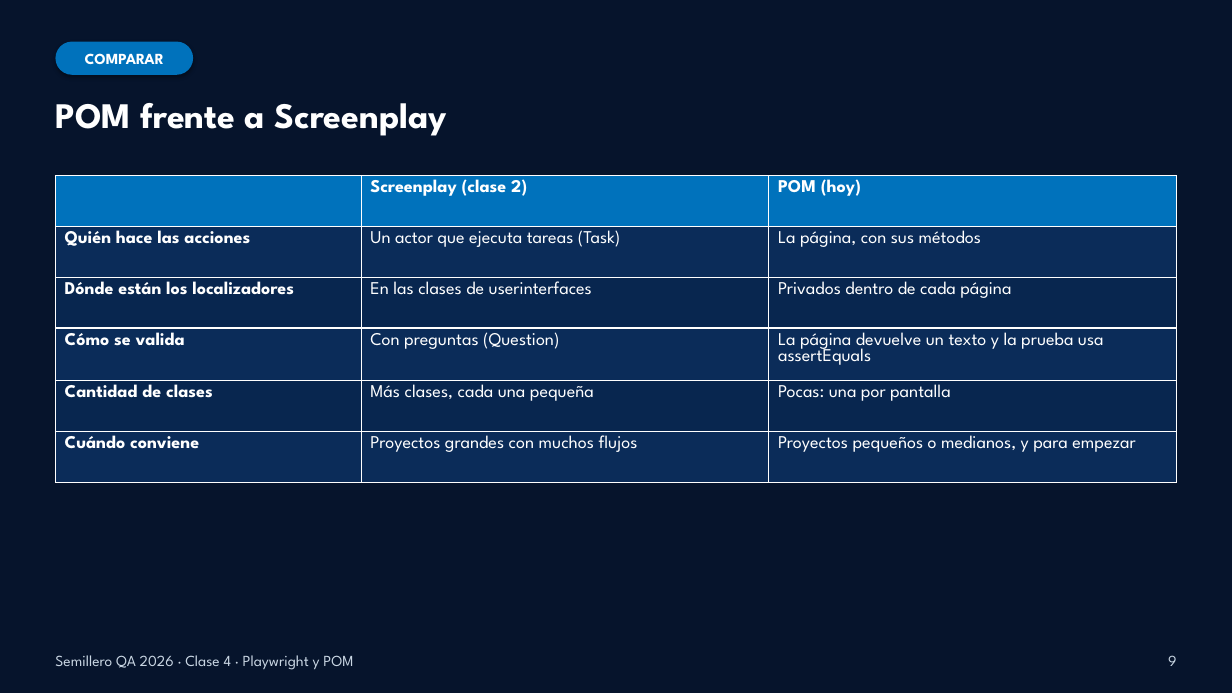
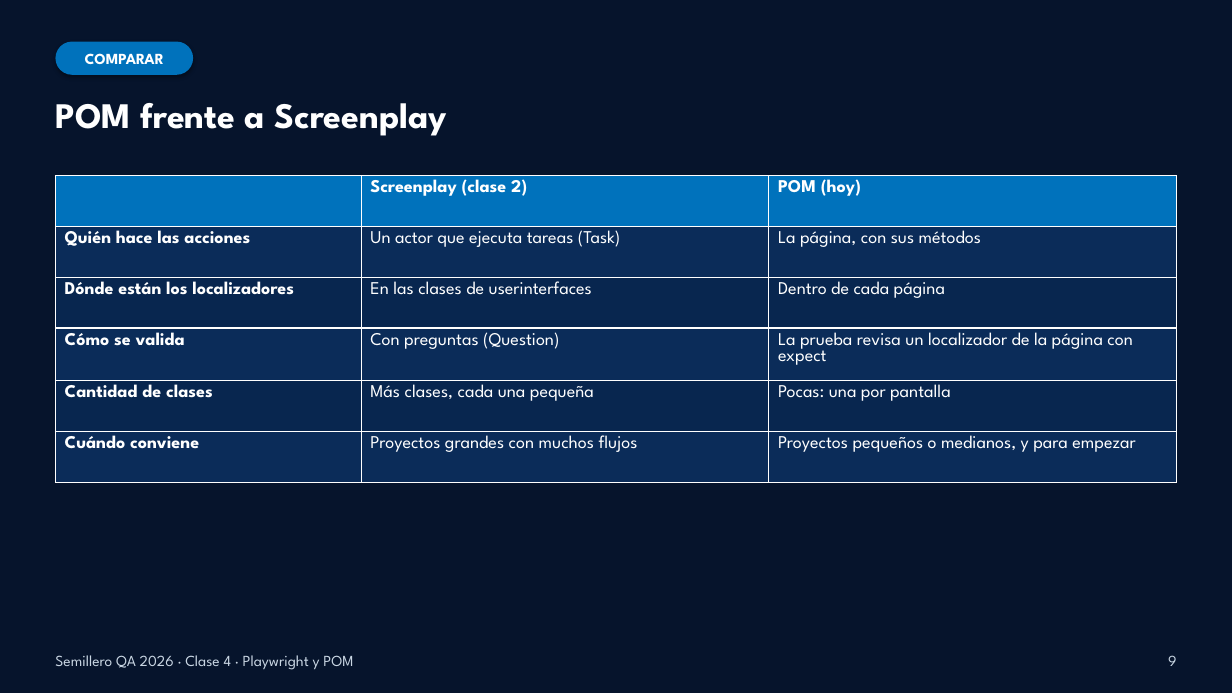
Before and after one commit to dzapbeta/semillero2026, a slide deck: slide 9 of material-de-apoyo/Clase4_Presentacion_Playwright_POM.pptx. Drawn at 1232x693 pixels with LibreOffice and Linux fonts; fonts in the diff are those of the drawing. Boxes give left, top, right and bottom in pixels: in the first picture for what was removed or moved away, otherwise in the second. Text is boxed around its words. In the diff, an @@ line names an element or a change of style, - is before the commit and + after.

```diff
--- a/material-de-apoyo/Clase4_Presentacion_Playwright_POM.pptx
+++ b/material-de-apoyo/Clase4_Presentacion_Playwright_POM.pptx
@@ table at box(55, 176, 1177, 481) @@
-row 3, column 3: Privados dentro de cada página
+row 3, column 3: Dentro de cada página
-row 4, column 3: La página devuelve un texto y la prueba usa assertEquals
+row 4, column 3: La prueba revisa un localizador de la página con expect
```
Also in this commit, not shown: 7 other slides changed, 2 slides added, 2 slides removed, 19 other files.
